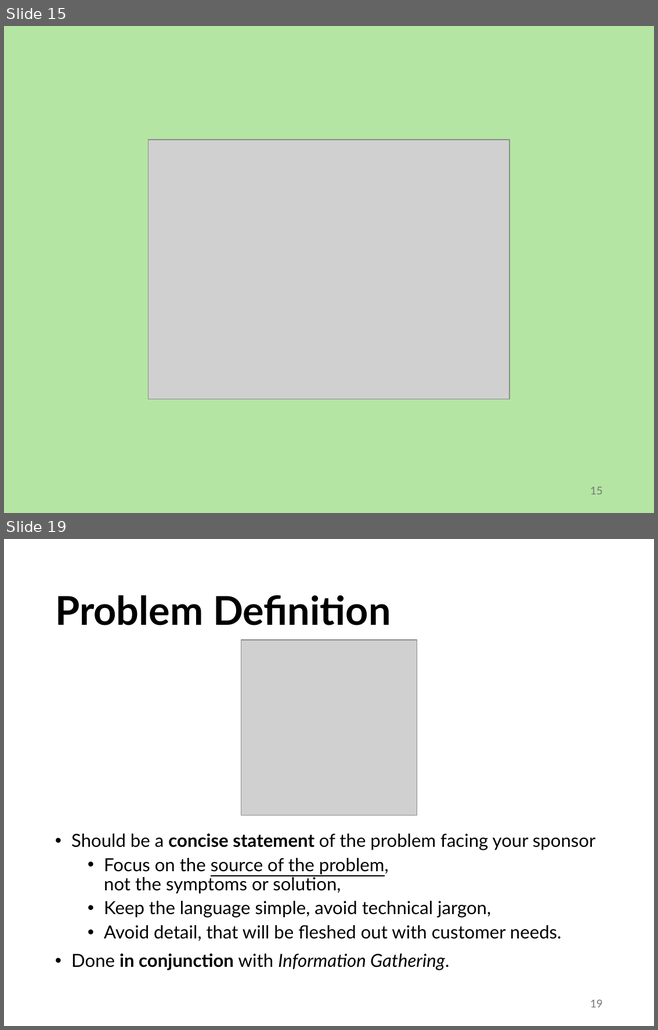
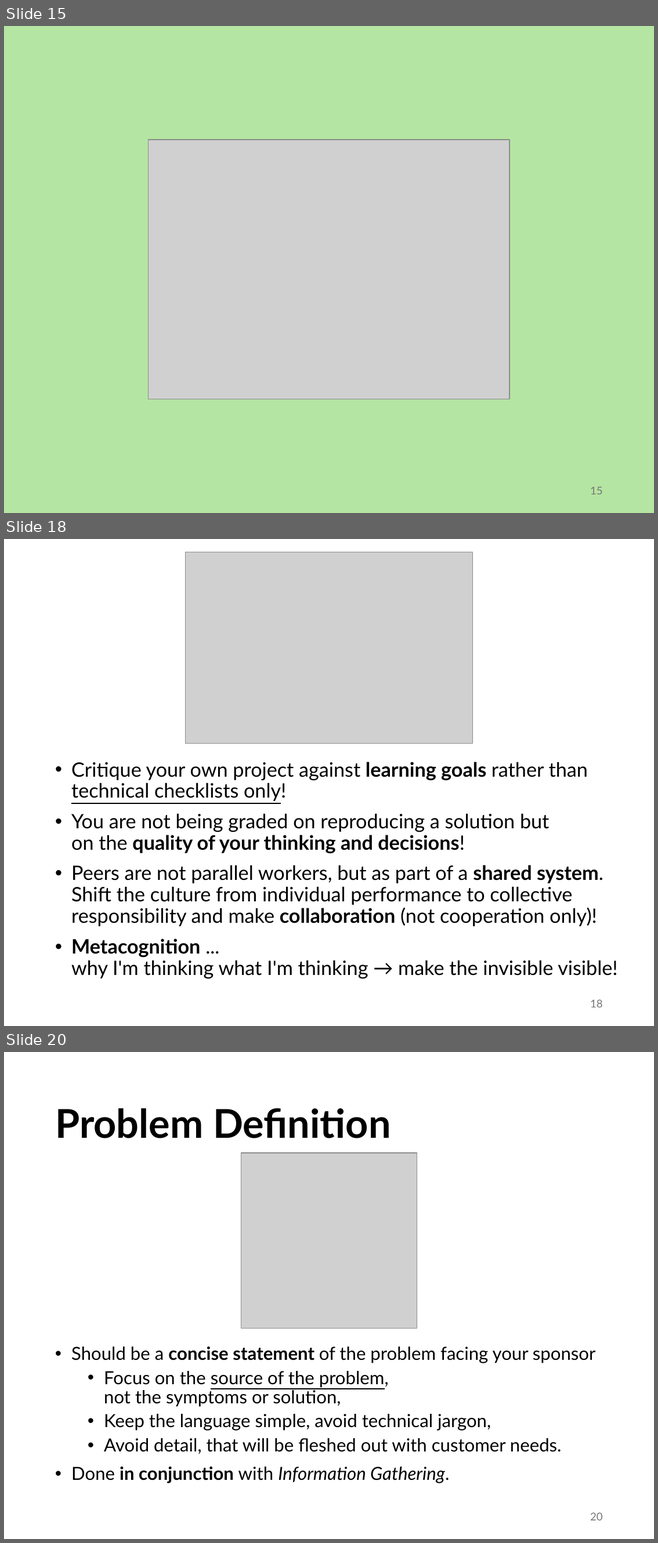
Before and after one commit to abuabara/abuabara.github.io, a slide deck: DAEN460S26/week3.pptx. Shown one above the other, each under a label of ours: slides 15 and 19 before the commit, slides 15, 18 and 20 after it; the slides between them are not shown. The pictures are 658x1030 and 658x1543 pixels, drawn with LibreOffice and Linux fonts; fonts in the diff are those of the drawing; grey boxes stand for pictures. Boxes give left, top, right and bottom in pixels: in the first picture for what was removed or moved away, otherwise in the second. Text is boxed around its words. In the diff, an @@ line names an element or a change of style, - is before the commit and + after.

```diff
--- a/DAEN460S26/week3.pptx
+++ b/DAEN460S26/week3.pptx
@@ slide 18 added at <box>4,539,654,1026</box>, background #FFFFFF @@
@@ picture added at <box>185,552,473,744</box> @@
@@ text added at <box>71,762,617,979</box>, 22 pt, text #000000 @@
+• Critique your own project against learning goals rather than technical checklists only!
+• You are not being graded on reproducing a solution but
+  on the quality of your thinking and decisions!
+• Peers are not parallel workers, but as part of a shared system. Shift the culture from individual performance to collective responsibility and make collaboration (not cooperation only)!
+• Metacognition ...
+  why I'm thinking what I'm thinking → make the invisible visible!
@@ page number added at <box>590,1000,603,1008</box>, 12 pt, text #797979 @@
+18
@@ what was slide 19 is now slide 20 @@
@@ page number at <box>590,1513,603,1521</box>: text changed @@
-19
+20
```
Also in this commit, not shown: 4 slides changed, 2 other files.
